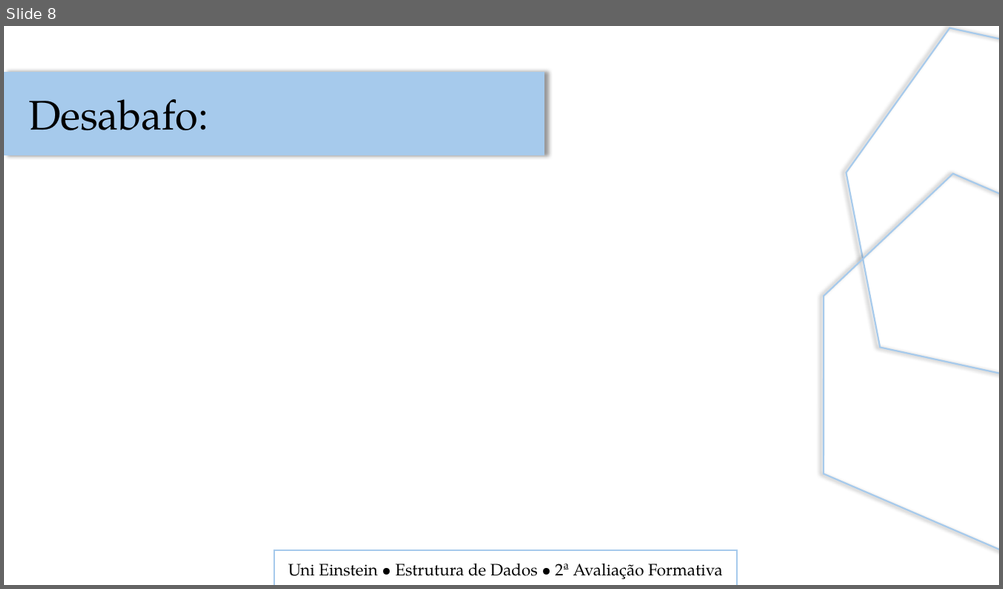
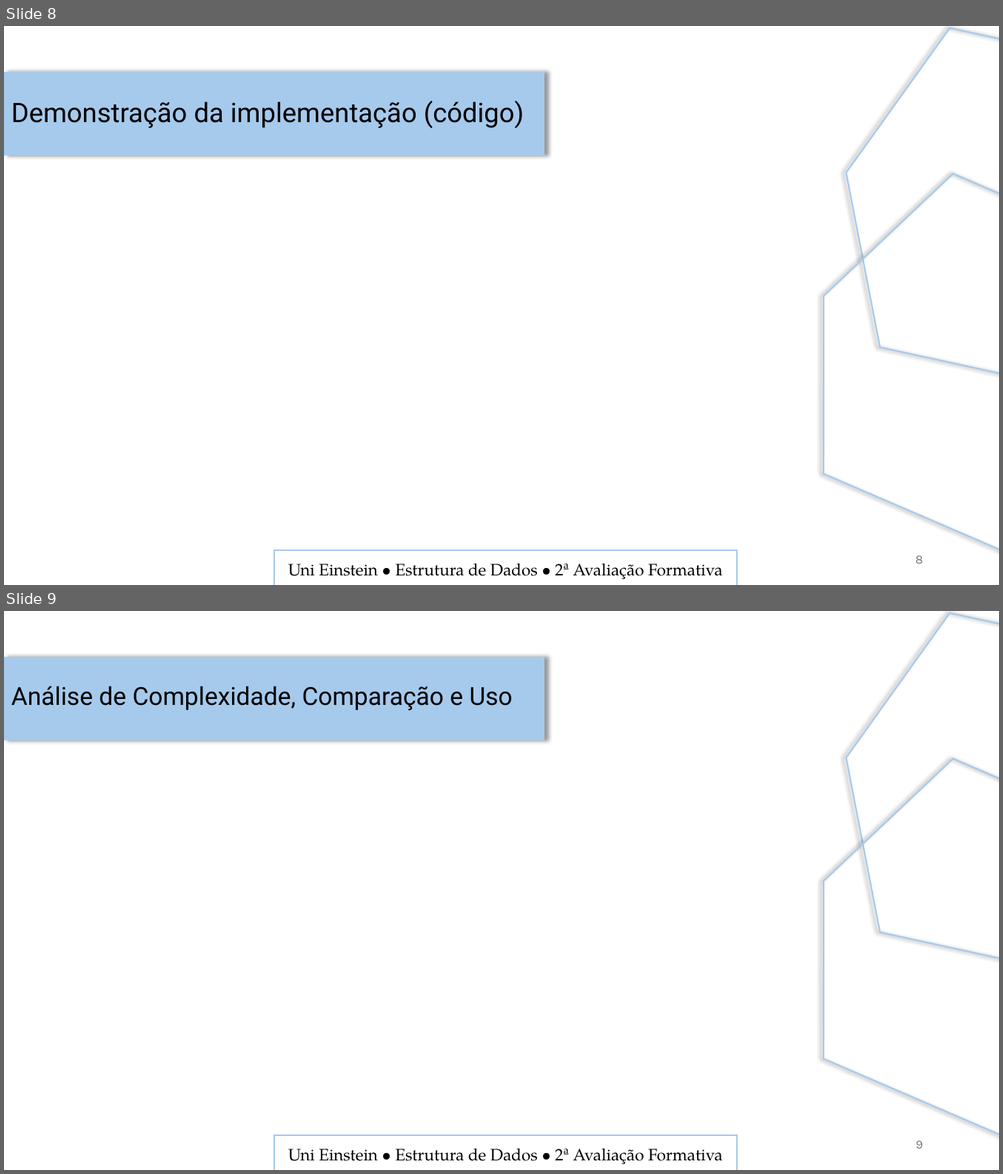
Before and after one commit to Edu1Sinico/Projetos_ADSN_Einstein, a slide deck: Segundo_Semestre/Estrutura_de_Dados/projeto_estrutura_de_ordenacao/apresentacao_insertion_sort.pptx. Shown one above the other, each under a label of ours: slide 8 before the commit, slides 8 and 9 after it. The pictures are 1003x589 and 1003x1174 pixels, drawn with LibreOffice and Linux fonts; fonts in the diff are those of the drawing. Boxes give left, top, right and bottom in pixels: in the first picture for what was removed or moved away, otherwise in the second. Text is boxed around its words. In the diff, an @@ line names an element or a change of style, - is before the commit and + after.

Commit message:
Enviando os materiais de power bi e a apresentação de estrutura de dados paa o github - 28/10/2025

```diff
--- a/Segundo_Semestre/Estrutura_de_Dados/projeto_estrutura_de_ordenacao/apresentacao_insertion_sort.pptx
+++ b/Segundo_Semestre/Estrutura_de_Dados/projeto_estrutura_de_ordenacao/apresentacao_insertion_sort.pptx
@@ slide 9 added at (x1=4, y1=611, x2=999, y2=1170), background #FFFFFF @@
@@ flow chart preparation added at (x1=811, y1=611, x2=999, y2=992), outline #A6CAEC 1.5 pt @@
@@ rectangle added at (x1=4, y1=657, x2=545, y2=740), fill #A6CAEC @@
@@ text added at (x1=11, y1=686, x2=512, y2=711), 24.1 pt, text #000000 @@
+Análise de Complexidade, Comparação e Uso
@@ flow chart preparation added at (x1=759, y1=731, x2=999, y2=1170), outline #A6CAEC 1.5 pt @@
@@ rectangle added at (x1=274, y1=1136, x2=737, y2=1170), outline #A6CAEC 1.5 pt @@
@@ page number added at (x1=916, y1=1141, x2=923, y2=1149), 12 pt, text #797979 @@
+9
@@ text added at (x1=288, y1=1148, x2=723, y2=1165), 16 pt, text #000000 @@
+Uni Einstein ∙ Estrutura de Dados ∙ 2ª Avaliação Formativa
@@ slide 8 changed as well @@
@@ text added at (x1=11, y1=101, x2=523, y2=128), 26 pt, text #000000 @@
+Demonstração da implementação (código)
@@ text removed at (x1=28, y1=99, x2=208, y2=130) @@
-Desabafo:
@@ page number added at (x1=915, y1=556, x2=922, y2=564), 12 pt, text #797979 @@
+8
```
Also in this commit, not shown: 7 other slides changed, 3 other slides added, 2 other files.
